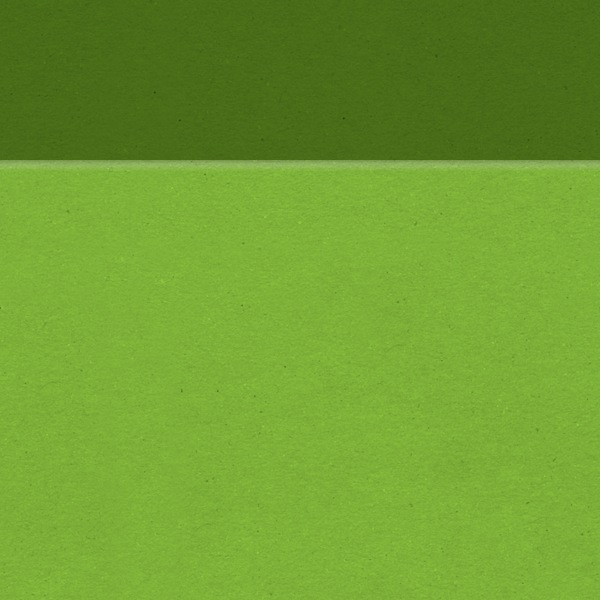
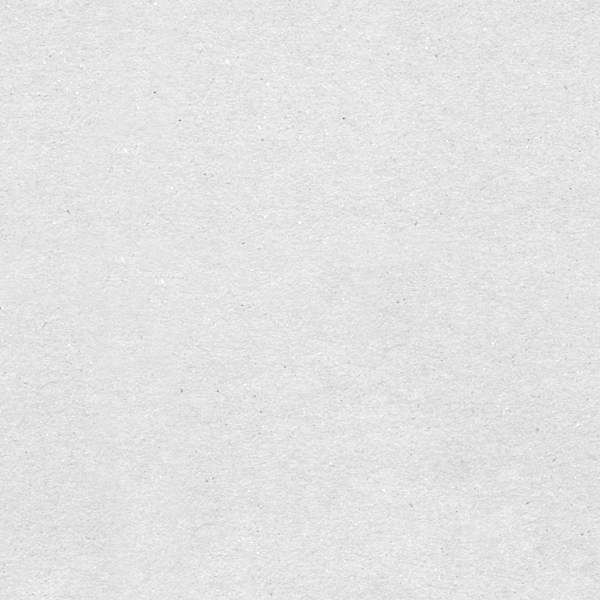
Revision of a layered 600 x 600 image; what changed, layer by layer:
hid "Layer 4" over [0, 160, 600, 600]
hid "Layer 3" over [0, 0, 600, 600]
